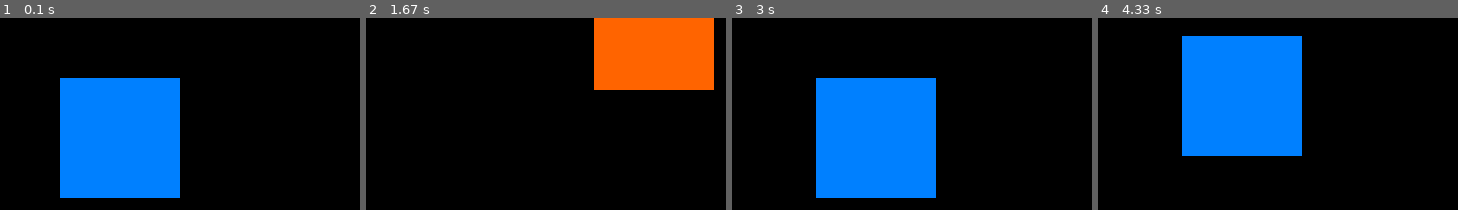
Above: before the commit, frames 1-4 (left to right).
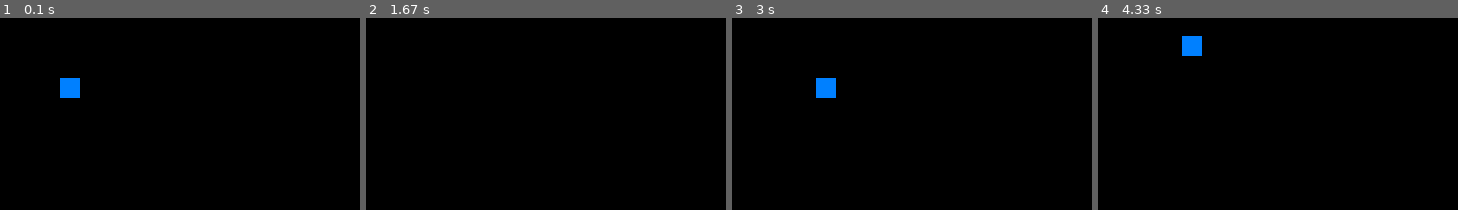
Above: after the commit, the same moments.

Repository: IbrarYunus/pygame-experiments
Game: pygame game, started from basic_experiment_1/Main.py
The game is run twice, just before and just after one commit, with the same random seed, the same clock (stepped at 60 frames per second) and the same inputs.
Inputs:
- Up to frame 1 (0.1 s): no input
- Up to frame 2 (1.67 s): hold Right 0.33-0.8 s; hold Up 0.83-1.13 s; tap Space at 0.9 s
- Up to frame 3 (3 s): hold Down 2.23-2.53 s; tap Space at 2.3, 2.63, 2.93 s; hold Left 2.57-2.97 s
- Up to frame 4 (4.33 s): hold Up 3-3.37 s; tap Space at 3.07, 4.13 s; hold Down from 4.07 s (still down)

The runs differ from the first frame. In frame 1, 20% of the frame differs, in the area x 16-50%, y 31-94%; in frame 2, 12%; in frame 3, 20%; in frame 4, 20%.

Commit message:
added example 2

Diff:
--- a/basic_experiment_1/Main.py
+++ b/basic_experiment_1/Main.py
@@ -34,7 +34,7 @@
         clock.tick(60)
         screen.fill((0,0,0))
         # arguments are (surface instance, colour, shape(x-y coords and width and height
-        pygame.draw.rect(screen, colour, pygame.Rect(x,y,60,60))
+        pygame.draw.rect(screen, colour, pygame.Rect(x, y, 10, 10))
 
         # to get key depression statuses:
         # pygame.key.get_pressed()
--- /dev/null
+++ b/basic_experiment_2/Main.py
@@ -0,0 +1,37 @@
+import pygame
+import os
+
+_image_library = {'stomba': '..\/resources\stomba.png'}
+
+
+def get_image(path):
+    global _image_library
+    image = pygame.image.load(_image_library.get(path))
+
+    if image == None:
+        canonicalized_path = path.replace('/', os.sep).replace('\\', os.sep)
+        image = pygame.image.load(canonicalized_path)
+        _image_library[path] = image
+    return image
+
+
+def start():
+    pygame.init()
+    screen = pygame.display.set_mode((400, 300))
+    done = False
+    clock = pygame.time.Clock()
+
+    while not done:
+        for event in pygame.event.get():
+            if event.type == pygame.QUIT:
+                print('[!] EXITING')
+                done = True
+        screen.fill((0, 0, 0))
+
+        screen.blit(get_image('stomba'), (20, 20))
+        pygame.display.flip()
+        clock.tick(60)
+
+
+if __name__ == '__main__':
+    start()
Empty file added: basic_experiment_3/Main.py
Binary file added: resources/stomba.png
